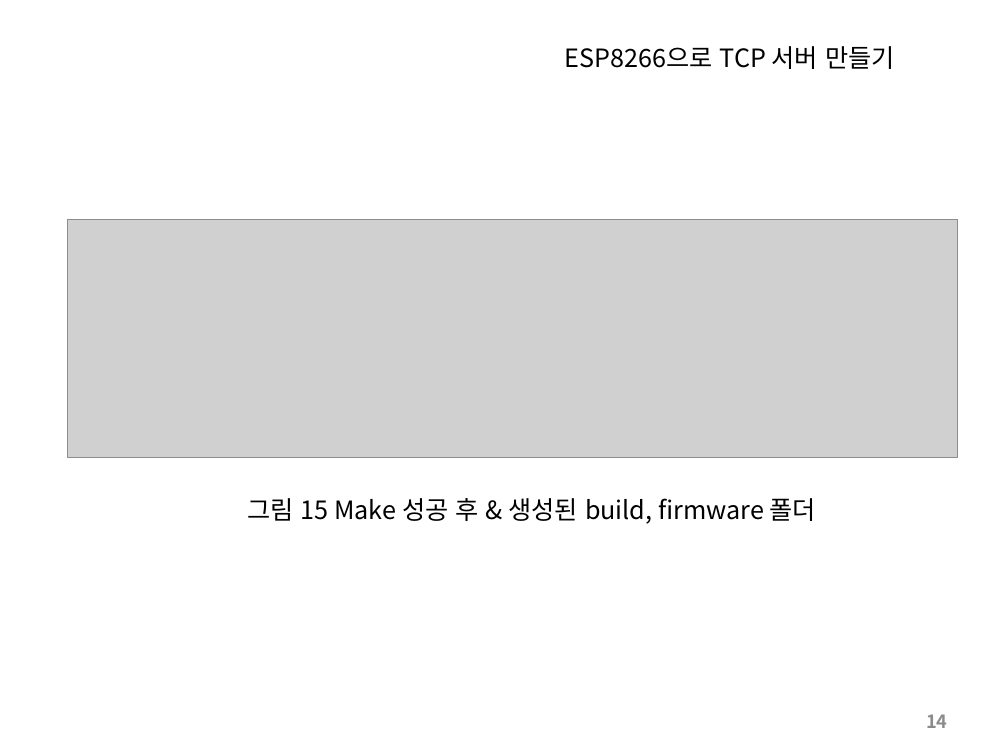
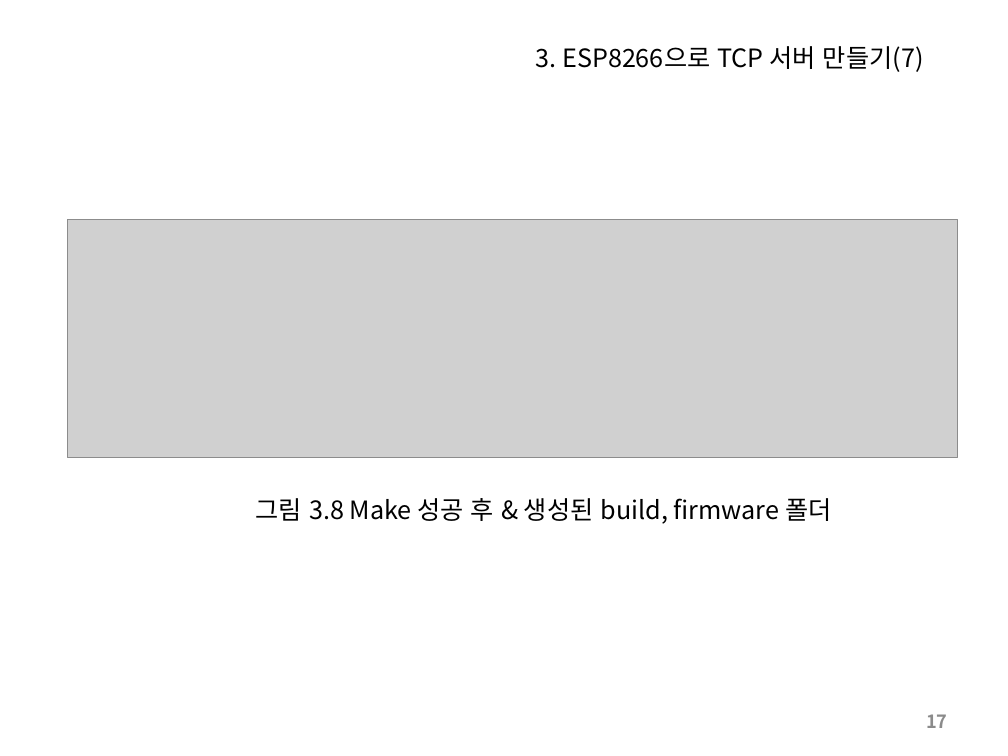
Before and after one commit to SleeperKKY/ESP8266, a slide deck: slide 17 of ESP8266 Direct Coding.pptx (slide 14 before the commit). Drawn at 1008x756 pixels with LibreOffice and Linux fonts; fonts in the diff are those of the drawing; grey boxes stand for pictures. Boxes give left, top, right and bottom in pixels: in the first picture for what was removed or moved away, otherwise in the second. Text is boxed around its words. In the diff, an @@ line names an element or a change of style, - is before the commit and + after.

```diff
--- a/ESP8266 Direct Coding.pptx
+++ b/ESP8266 Direct Coding.pptx
@@ title at box(536, 46, 924, 72): text changed @@
-ESP8266으로 TCP 서버 만들기
+3. ESP8266으로 TCP 서버 만들기(7)
@@ text at box(256, 498, 831, 524): text changed @@
-그림 15 Make 성공 후 & 생성된 build, firmware 폴더
+그림 3.8 Make 성공 후 & 생성된 build, firmware 폴더
@@ page number at box(926, 714, 947, 728): text changed @@
-14
+17
```
Also in this commit, not shown: 16 other slides changed, 4 slides added, 1 other file.
